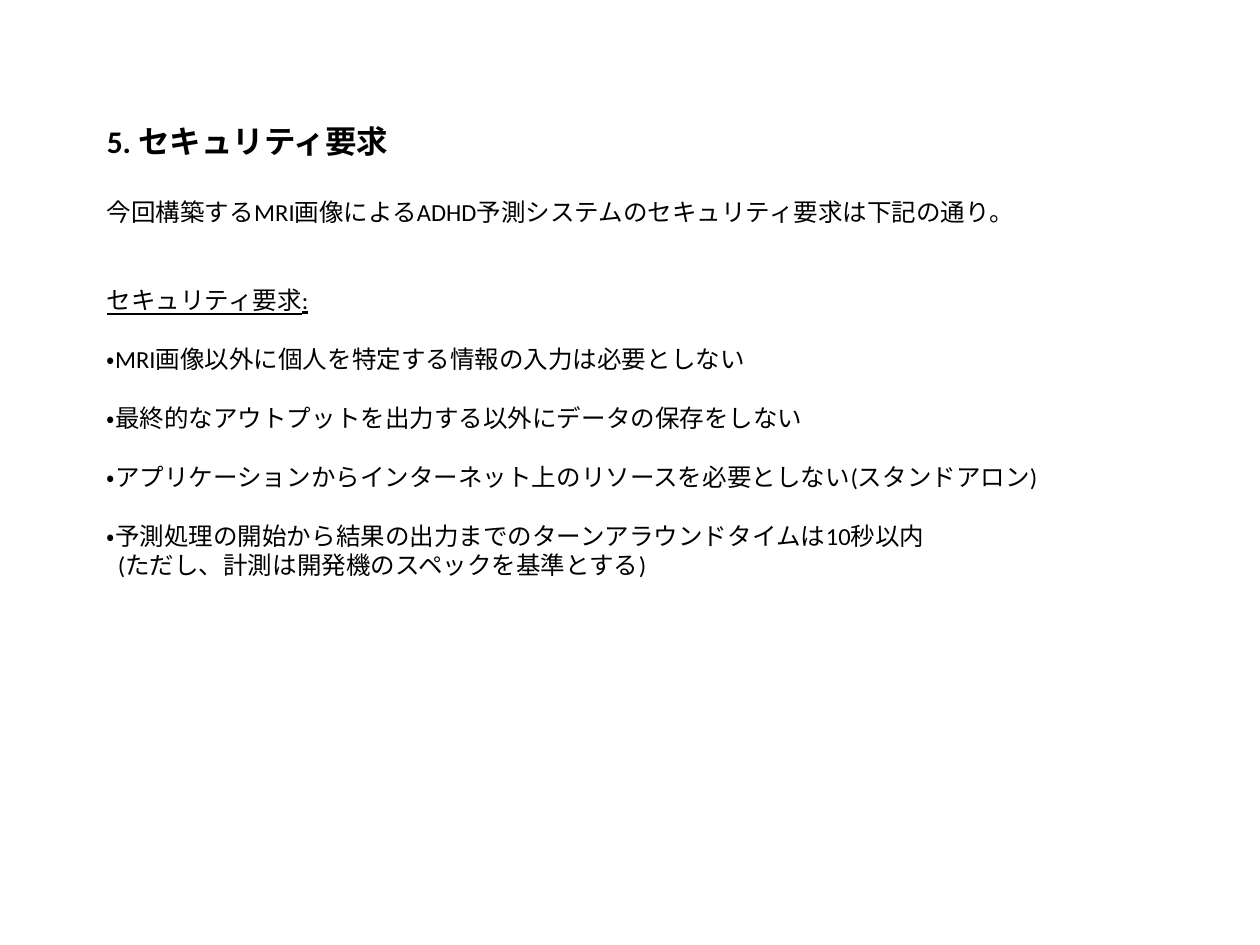
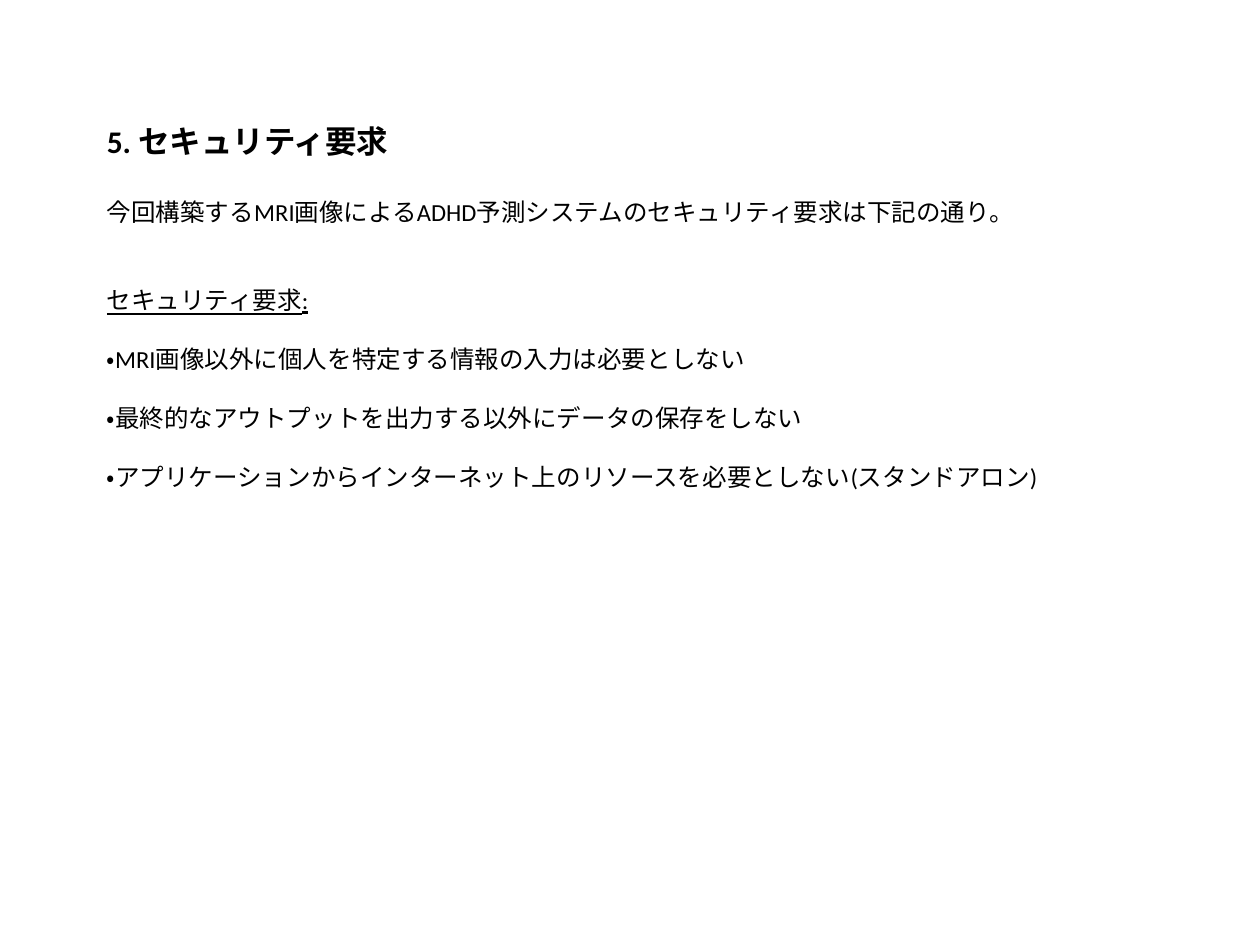
Before and after one commit to yasuyukiokubo/DiveIntoCode, a slide deck: slide 6 of presentation/要件定義書.pptx. Drawn at 1260x945 pixels with LibreOffice and Linux fonts; fonts in the diff are those of the drawing. Boxes give left, top, right and bottom in pixels: in the first picture for what was removed or moved away, otherwise in the second. Text is boxed around its words. In the diff, an @@ line names an element or a change of style, - is before the commit and + after.

Commit message:
fixed regarding security requirement

```diff
--- a/presentation/要件定義書.pptx
+++ b/presentation/要件定義書.pptx
@@ title at (107,126,1038,490): text changed @@
-5. セキュリティ要求
-今回構築するMRI画像によるADHD予測システムのセキュリティ要求は下記の通り。
-セキュリティ要求:
-・MRI画像以外に個人を特定する情報の入力は必要としない
-・最終的なアウトプットを出力する以外にデータの保存をしない
-・アプリケーションからインターネット上のリソースを必要としない(スタンドアロン)
-・予測処理の開始から結果の出力までのターンアラウンドタイムは10秒以内
-(ただし、計測は開発機のスペックを基準とする)
+5. セキュリティ要求
+今回構築するMRI画像によるADHD予測システムのセキュリティ要求は下記の通り。
+セキュリティ要求:
+・MRI画像以外に個人を特定する情報の入力は必要としない
+・最終的なアウトプットを出力する以外にデータの保存をしない
+・アプリケーションからインターネット上のリソースを必要としない(スタンドアロン)
```
